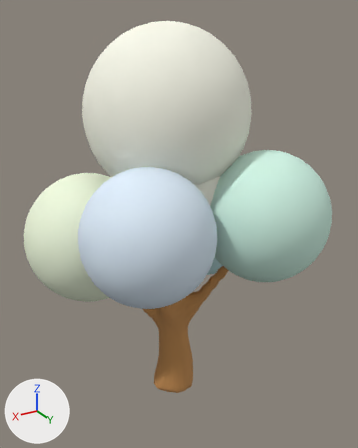
The glTF model studies/map-art/assets/oak-small.glb, before and after one commit.
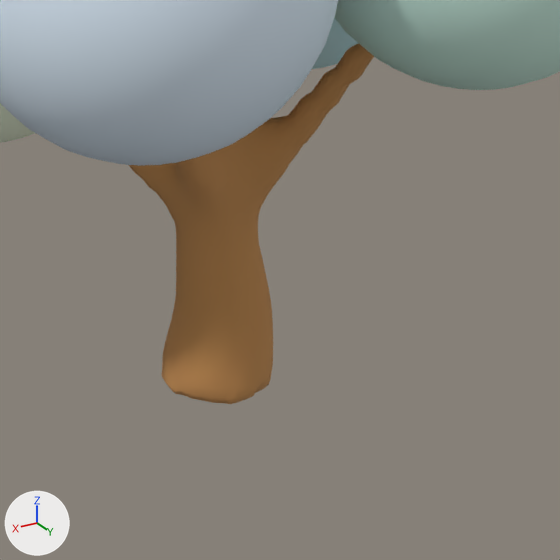
Each version is shown whole from a 50 mm camera at (0.753, 1.302, 1.327) aimed at (-0.032, -0.006, 0.673), then close up on the part from 27% to 82% of the width and 56% to 100% of the height. The lights are fixed; the arrows at lower left show +X, +Y and +Z. The last two pictures show the newer version. Vertices at exactly the same position are counted once.

Objects in the first close-up: 'Tree · independent spherical crown', 'Tree · visible rounded forks'.
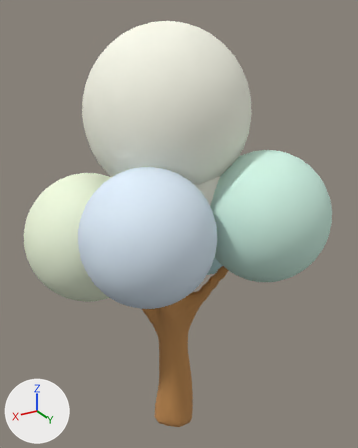
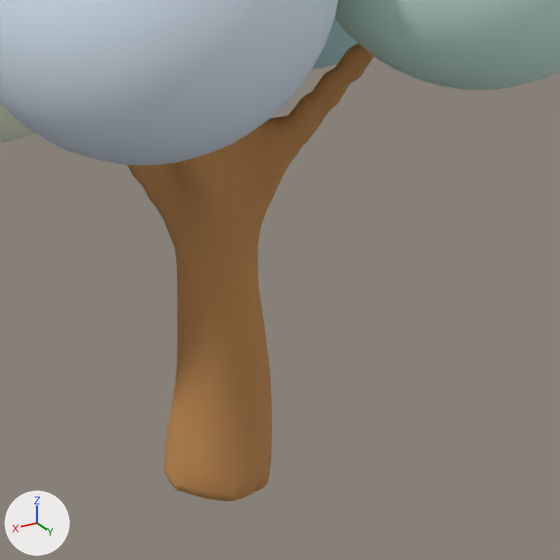
The newer file is also turned or shifted as a whole; pictures and numbers use the older file's frame.

What changed in the scene script:
```text
Change me_branch:
    used by ob_tree___visible_rounded_forks; location = (0.0, 0.0, 0.0)
    remove me_branch.from_pydata(...)  # 1978 vertices, 3952 faces; spans x -0.207..0.218, y -0.166..0.205, z 0.016..1.029
    add me_branch.from_pydata(...)  # 1978 vertices, 3952 faces; spans x -0.207..0.218, y -0.166..0.205, z -0.16..1.029
    me_branch part 1: all 683 vertices in x -0.114..0.097, y -0.076..0.075, z 0.016..0.367 are scaled about their middle by (1, 1, 1.5), then moved by (0.0, 0.0, -0.088)
```

Where the change shows, as pixel boxes (x1, y1, x2, y2) in the close-ups (560 x 560 px; the box of a moved part takes in the faces that stretch with it):
'Tree · visible rounded forks', reshaped
    before: (129, 43, 374, 404)
    after: (128, 43, 374, 501)
part 1 of me_branch, moved or reshaped
    before: (129, 165, 285, 404)
    after: (128, 165, 285, 501)
